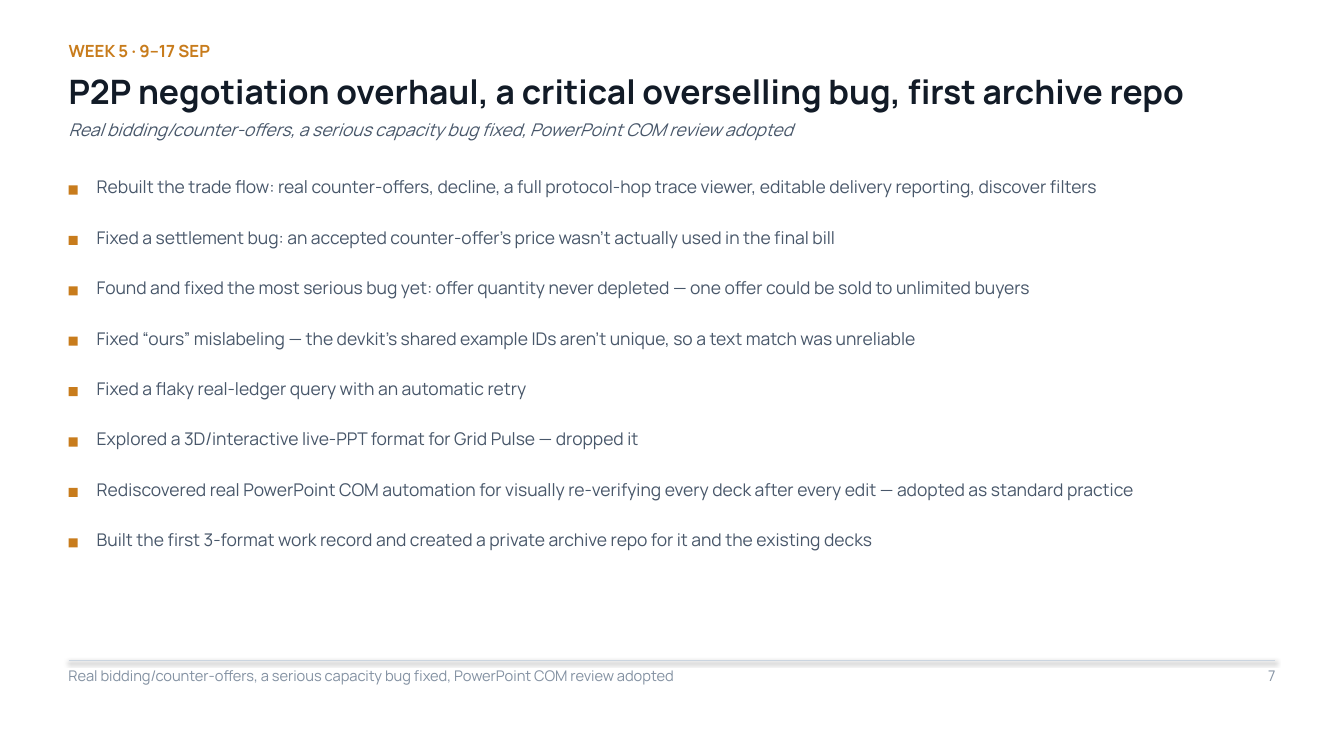
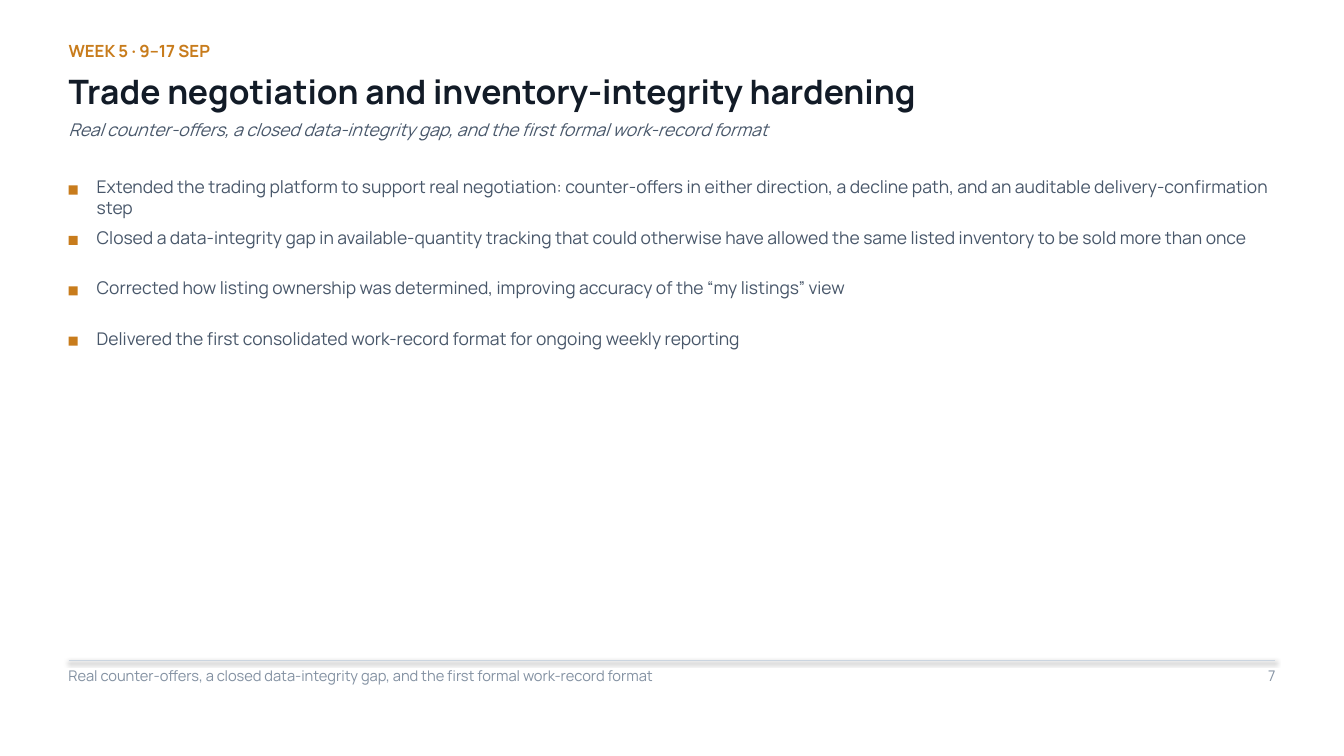
Before and after one commit to Sanjay-dev22/personal-deg, a slide deck: slide 7 of work-record/DEG-IES-Work-Record.pptx. Drawn at 1344x756 pixels with LibreOffice and Linux fonts; fonts in the diff are those of the drawing. Boxes give left, top, right and bottom in pixels: in the first picture for what was removed or moved away, otherwise in the second. Text is boxed around its words. In the diff, an @@ line names an element or a change of style, - is before the commit and + after.

```diff
--- a/work-record/DEG-IES-Work-Record.pptx
+++ b/work-record/DEG-IES-Work-Record.pptx
@@ text at (69,79,916,113): text changed @@
-P2P negotiation overhaul, a critical overselling bug, first archive repo
+Trade negotiation and inventory-integrity hardening
@@ text at (69,123,768,141): text changed @@
-Real bidding/counter-offers, a serious capacity bug fixed, PowerPoint COM review adopted
+Real counter-offers, a closed data-integrity gap, and the first formal work-record format
@@ text at (97,180,1267,218): text changed @@
-Rebuilt the trade flow: real counter-offers, decline, a full protocol-hop trace viewer, editable delivery reporting, discover filters
+Extended the trading platform to support real negotiation: counter-offers in either direction, a decline path, and an auditable delivery-confirmation step
@@ text at (97,231,1246,249): text changed @@
-Fixed a settlement bug: an accepted counter-offer's price wasn't actually used in the final bill
+Closed a data-integrity gap in available-quantity tracking that could otherwise have allowed the same listed inventory to be sold more than once
@@ text at (97,281,845,299): text changed @@
-Found and fixed the most serious bug yet: offer quantity never depleted — one offer could be sold to unlimited buyers
+Corrected how listing ownership was determined, improving accuracy of the “my listings” view
@@ text at (97,332,740,350): text changed @@
-Fixed “ours” mislabeling — the devkit's shared example IDs aren't unique, so a text match was unreliable
+Delivered the first consolidated work-record format for ongoing weekly reporting
@@ rectangle removed at (69,387,78,396) @@
@@ text removed at (97,382,527,400) @@
-Fixed a flaky real-ledger query with an automatic retry
@@ rectangle removed at (69,438,78,447) @@
@@ text removed at (97,432,638,449) @@
-Explored a 3D/interactive live-PPT format for Grid Pulse — dropped it
@@ rectangle removed at (69,488,78,497) @@
@@ text removed at (97,483,1133,501) @@
-Rediscovered real PowerPoint COM automation for visually re-verifying every deck after every edit — adopted as standard practice
@@ rectangle removed at (69,538,78,547) @@
@@ text removed at (97,533,872,551) @@
-Built the first 3-format work record and created a private archive repo for it and the existing decks
@@ text at (68,670,653,685): text changed @@
-Real bidding/counter-offers, a serious capacity bug fixed, PowerPoint COM review adopted
+Real counter-offers, a closed data-integrity gap, and the first formal work-record format
```
Also in this commit, not shown: 7 other slides changed, 2 slides removed, 2 other files.
